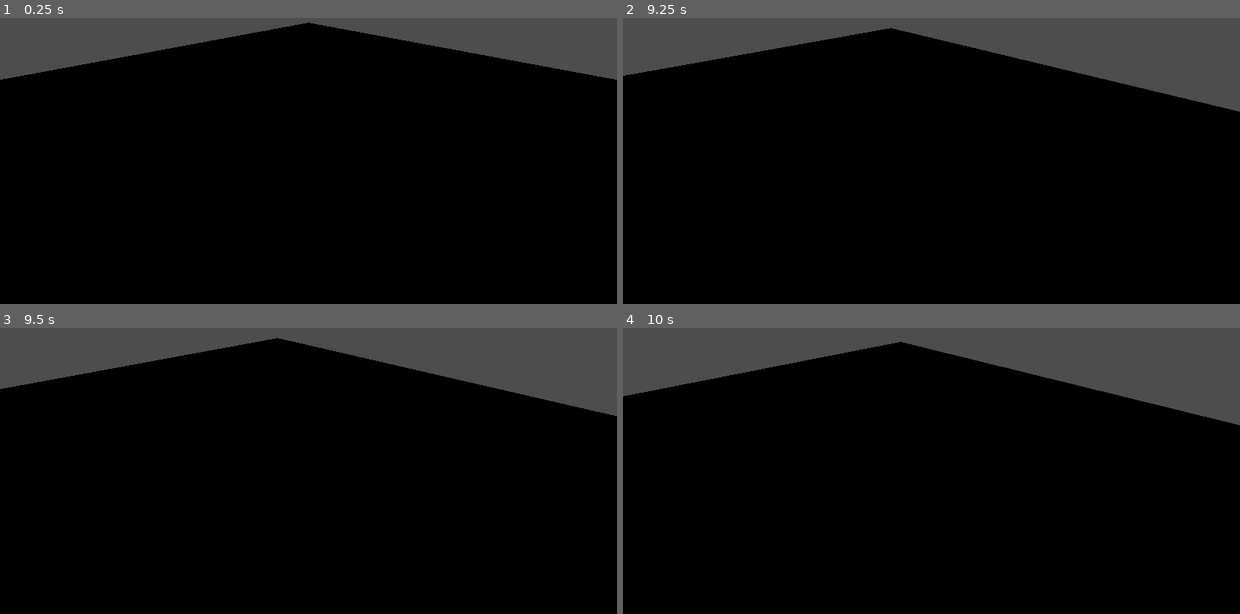
Above: before the commit, frames 1-4 (two rows, left to right).
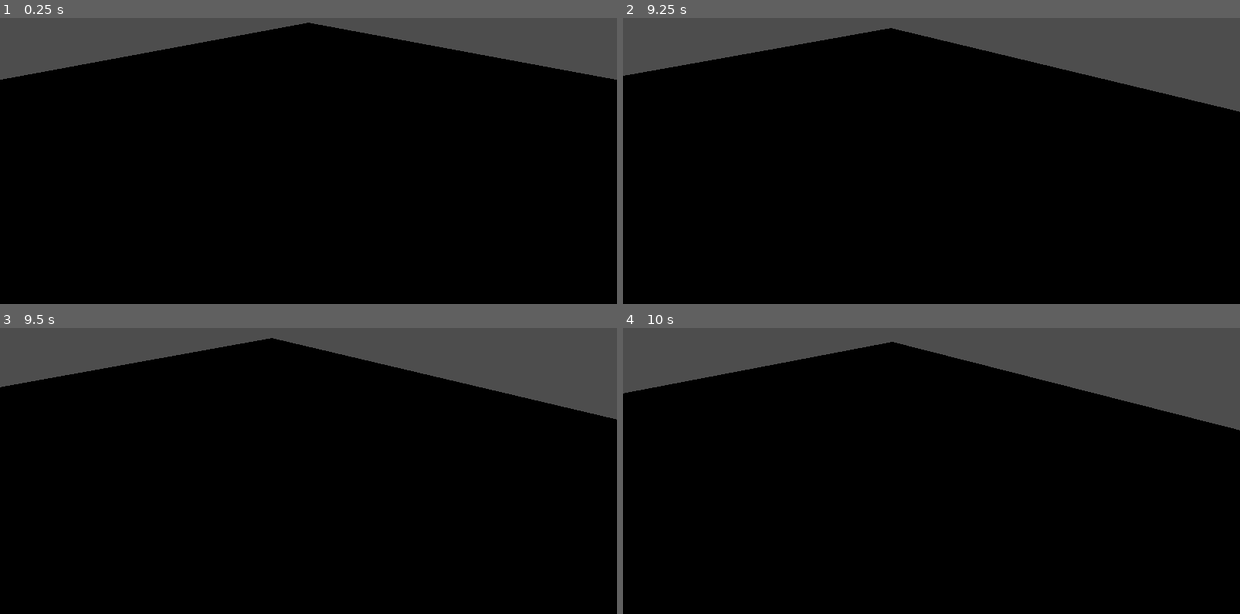
Above: after the commit, the same moments.

Repository: longotiziano/td-project
Game: Godot game, scene res://scenes/main.tscn
Two runs of this game, one before a commit and one after it. Both use one fixed random seed, a clock stepped at 60 frames per second and the inputs below.
Inputs:
- Up to frame 1 (0.25 s): no input
- Up to frame 2 (9.25 s): tap Enter at 0.5 s; hold Up (ui_up) 0.53-2.03 s; hold Left (ui_left) 2.03-3.53 s; hold Down (ui_down) 3.53-4.28 s; hold Right (ui_right) 4.28-5.03 s; hold Up (ui_up) 5.03-5.78 s; hold Right (ui_right) 5.78-8.03 s; hold Down (ui_down) 8.03-8.78 s; hold Left (ui_left) from 8.78 s (still down)
- Up to frame 3 (9.5 s): keep holding Left (ui_left)
- Up to frame 4 (10 s): release Left (ui_left) at 9.53 s; hold Up (ui_up) from 9.53 s (still down)

Frames 1-2 are identical in both runs. In frame 3, 0.7% of the frame differs, in the area x 0-100%, y 3-33%; in frame 4, 1.0%, in the area x 0-100%, y 4-36%.

Commit message:
feature/cambios_papus

Diff:
--- a/game/project.godot
+++ b/game/project.godot
@@ -20,6 +20,7 @@
 "events": [Object(InputEventKey,"resource_local_to_scene":false,"resource_name":"","device":0,"window_id":0,"alt_presse …(194 unchanged characters)…
 , Object(InputEventJoypadButton,"resource_local_to_scene":false,"resource_name":"","device":-1,"button_index":13,"pressure":0.0,"pressed":false,"script":null)
 , Object(InputEventJoypadMotion,"resource_local_to_scene":false,"resource_name":"","device":-1,"axis":0,"axis_value":-1.0,"script":null)
+, Object(InputEventKey,"resource_local_to_scene":false,"resource_name":"","device":-1,"window_id":0,"alt_pressed":false,"shift_pressed":false,"ctrl_pressed":false,"meta_pressed":false,"pressed":false,"keycode":0,"physical_keycode":65,"key_label":0,"unicode":97,"location":0,"echo":false,"script":null)
 , Object(InputEventKey,"resource_local_to_scene":false,"resource_name":"","device":-1,"window_id":0,"alt_pressed":false …(182 unchanged characters)…
 ]
 }
--- a/game/scenes/main.tscn
+++ b/game/scenes/main.tscn
@@ -2,6 +2,7 @@
 
 [ext_resource type="Script" uid="uid://bu5xi3rkqq00r" path="res://scripts/isometric_camera.gd" id="1_o5qli"]
 [ext_resource type="Script" uid="uid://bjwy33mk6blqi" path="res://scripts/player.gd" id="2_0wfyh"]
+[ext_resource type="PackedScene" uid="uid://djp3qauctwhiu" path="res://scenes/zombie.tscn" id="3_sugp2"]
 
 [sub_resource type="CylinderShape3D" id="CylinderShape3D_0wfyh"]
 
@@ -43,3 +44,6 @@
 
 [node name="MeshInstance3D" type="MeshInstance3D" parent="Floor" unique_id=2079671665]
 mesh = SubResource("PlaneMesh_jyhfs")
+
+[node name="Zombie" parent="." unique_id=1347175020 instance=ExtResource("3_sugp2")]
+transform = Transform3D(1, 0, 0, 0, 1, 0, 0, 0, 1, -0.045205116, 1.6124945, 5.2515144)
--- /dev/null
+++ b/game/scenes/zombie.tscn
@@ -0,0 +1,20 @@
+[gd_scene format=3 uid="uid://djp3qauctwhiu"]
+
+[ext_resource type="Script" uid="uid://lalm4pxcn83x" path="res://scripts/zombie.gd" id="1_1vlb3"]
+
+[sub_resource type="CapsuleShape3D" id="CapsuleShape3D_ftooa"]
+
+[sub_resource type="CapsuleMesh" id="CapsuleMesh_1vlb3"]
+
+[node name="Zombie" type="CharacterBody3D" unique_id=1347175020]
+script = ExtResource("1_1vlb3")
+
+[node name="CollisionShape3D" type="CollisionShape3D" parent="." unique_id=1111172838]
+shape = SubResource("CapsuleShape3D_ftooa")
+
+[node name="MeshInstance3D" type="MeshInstance3D" parent="." unique_id=1949142328]
+mesh = SubResource("CapsuleMesh_1vlb3")
+
+[node name="AnimationPlayer" type="AnimationPlayer" parent="." unique_id=782690129]
+
+[node name="NavigationAgent3D" type="NavigationAgent3D" parent="." unique_id=895680555]
--- a/game/scripts/player.gd
+++ b/game/scripts/player.gd
@@ -18,6 +18,7 @@
 	)
 
 	if raw.length() > 0.1:
+		print("Moviendo: ", raw)
 		raw = raw.normalized()
 		var dir = (ISO_RIGHT * raw.x + ISO_FORWARD * raw.y)
 		velocity.x = dir.x * speed
--- /dev/null
+++ b/game/scripts/zombie.gd
@@ -0,0 +1,54 @@
+extends CharacterBody3D
+
+@export var speed = 2.5
+@export var health = 3
+@export var detection_range = 10.0
+
+@onready var nav_agent = $NavigationAgent3D
+@onready var anim_player = $AnimationPlayer
+
+var player: Node3D = null
+var is_dead = false
+
+func _ready():
+	# Buscá al jugador por grupo (necesitás agregar al Player al grupo "player")
+	player = get_tree().get_first_node_in_group("player")
+
+@warning_ignore("unused_parameter")
+func _physics_process(delta):
+	if is_dead or player == null:
+		return
+
+	var distance = global_position.distance_to(player.global_position)
+
+	if distance < detection_range:
+		# Mover hacia el jugador con NavigationAgent
+		nav_agent.target_position = player.global_position
+
+		var next_pos = nav_agent.get_next_path_position()
+		var direction = (next_pos - global_position).normalized()
+		velocity = direction * speed
+
+		# Rotar hacia el jugador
+		look_at(Vector3(player.global_position.x, global_position.y, player.global_position.z))
+
+		anim_player.play("walk")  # si tenés animación
+	else:
+		velocity = Vector3.ZERO
+		anim_player.play("idle")
+
+	move_and_slide()
+
+func take_damage(amount: int):
+	if is_dead:
+		return
+	health -= amount
+	if health <= 0:
+		die()
+
+func die():
+	is_dead = true
+	anim_player.play("death")
+	# Esperar a que termine la animación y borrar el nodo
+	await anim_player.animation_finished
+	queue_free()
Not shown, added: game/scripts/zombie.gd.uid
